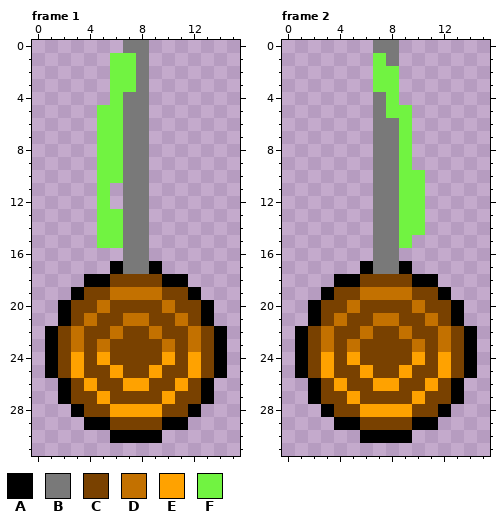
Edited in one commit: pixel-art file (src/assets/sprites/world/pole.aseprite). The picture above is the old version.
16x32 pixels, 22 frames. Shown: frame 1, frame 2. The commit also changed other frames, which this record leaves out.
Visible layers, top first: "Layer 2", "Layer 1".
Palette (. is transparent): A #000000  B #797979  C #794100  D #c37100  E #ffa200  F #71f341
Pixels before, frame 1, first column x 1:
 0 ......BB......
 1 .....FFB......
 2 .....FFB......
 3 .....FFB......
 4 .....FBB......
 5 ....FFBB......
 6 ....FFBB......
 7 ....FFBB......
 8 ....FFBB......
 9 ....FFBB......
10 ....FFBB......
11 ....F.BB......
12 ....F.BB......
13 ....FFBB......
14 ....FFBB......
15 ....FFBB......
16 ......BB......
17 .....ABBA.....
18 ...AACCCCAA...
19 ..ACCDDDDCCA..
20 .ACCDCCCCDCCA.
21 .ACDCCDDCCDCA.
22 ACDCCDCCDCCDCA
23 ACDCDCCCCDCDCA
24 ACECECCCCECECA
25 ACECCECCECCECA
26 .ACECCEECCECA.
27 .ACCECCCCECCA.
28 ..ACCEEEECCA..
29 ...AACCCCAA...
30 .....AAAA.....
Pixels before, frame 2, first column x 1:
 0 ......BB......
 1 ......FB......
 2 ......FF......
 3 ......FF......
 4 ......BF......
 5 ......BFF.....
 6 ......BBF.....
 7 ......BBF.....
 8 ......BBF.....
 9 ......BBF.....
10 ......BBFF....
11 ......BBFF....
12 ......BBFF....
13 ......BBFF....
14 ......BBFF....
15 ......BBF.....
16 ......BB......
17 .....ABBA.....
18 ...AACCCCAA...
19 ..ACCDDDDCCA..
20 .ACCDCCCCDCCA.
21 .ACDCCDDCCDCA.
22 ACDCCDCCDCCDCA
23 ACDCDCCCCDCDCA
24 ACECECCCCECECA
25 ACECCECCECCECA
26 .ACECCEECCECA.
27 .ACCECCCCECCA.
28 ..ACCEEEECCA..
29 ...AACCCCAA...
30 .....AAAA.....
New version:
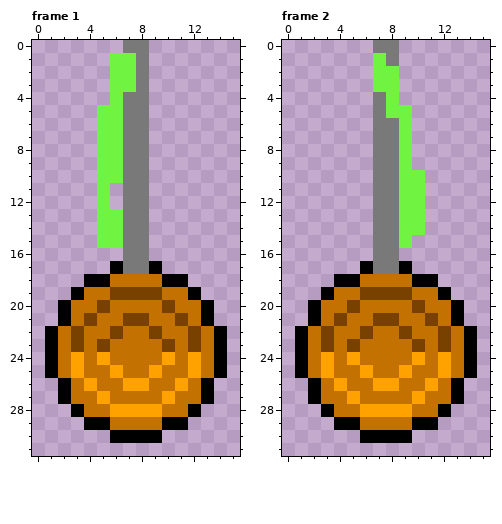
Difference:
colour C: #794100 -> #c37100
colour D: #c37100 -> #794100
Pixel boxes of the changes (left, top, right, bottom) in both pictures:
changed: (58, 274, 214, 430)
changed: (308, 274, 464, 430)
